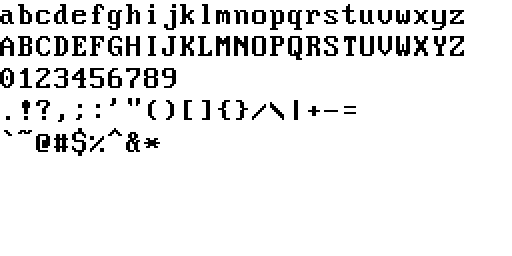
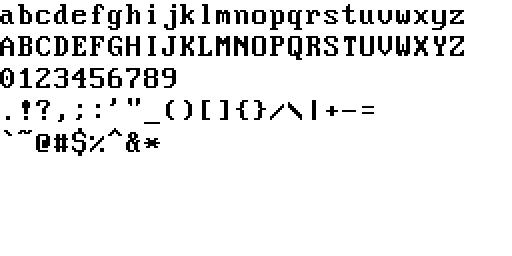
Before/after of a 512×256 layered artwork. What changed in the layer stack:
painted on "abcdefghijklmnopqrstuvwxyz ..." over [144, 100, 374, 124]
